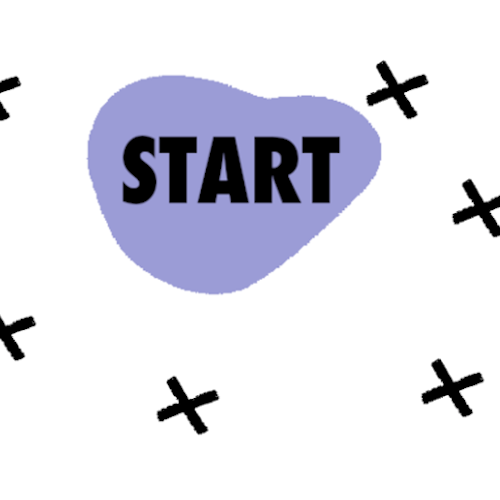
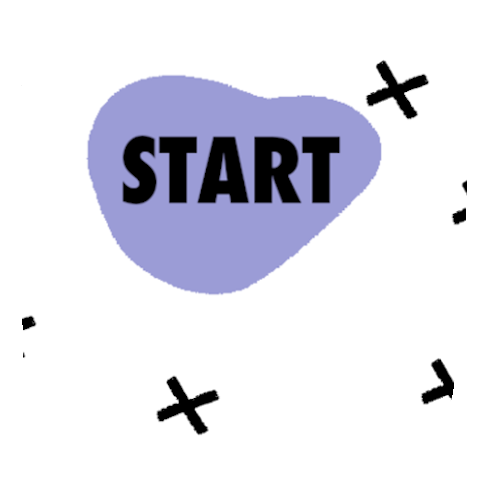
Layered file, before and after one edit (500px x 500px). Changes by layer:
removed layer "Pasted Layer" over <box>0,75,500,418</box>
painted on "shape10.png" over <box>15,75,467,418</box>
